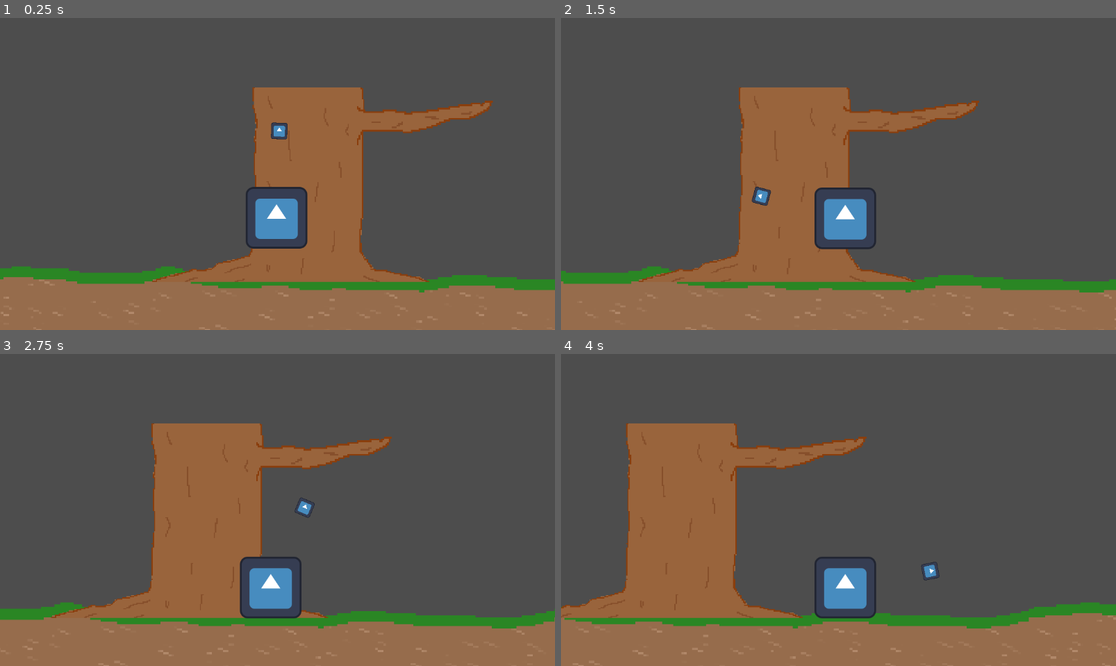
Above: before the commit, frames 1-4 (two rows, left to right).
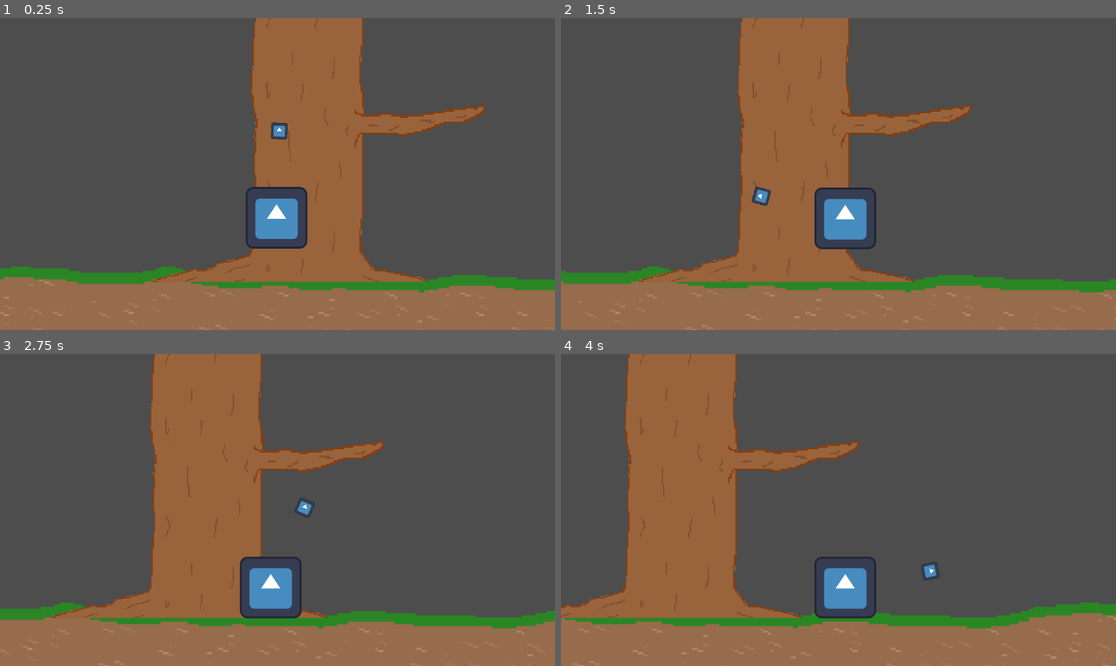
Above: after the commit, the same moments.

Repository: paxelotl/lame-jam-48
Game: Godot game, scene res://main.tscn
The game is run twice, just before and just after one commit, with the same random seed, the same clock (stepped at 60 frames per second) and the same inputs. The engine's default icon, where the game draws it, is replaced by a stand-in: a white triangle on a blue panel in a dark square.
Inputs (mouse positions are in pixels of both pictures, inside the frame that each line leads up to):
- Up to frame 1 (0.25 s): no input
- Up to frame 2 (1.5 s): move the mouse to (960, 158) at 0.52 s; press the mouse at (960, 158) at 0.53 s; hold D (move_right) from 0.53 s (still down); move the mouse to (727, 189) at 1.27 s; release the mouse at (727, 189) at 1.28 s; click (727, 189) at 1.35 s
- Up to frame 3 (2.75 s): move the mouse to (333, 441) at 2.02 s; release D (move_right) at 2.03 s; press the mouse at (333, 441) at 2.03 s; hold A (move_left) from 2.03 s (still down)
- Up to frame 4 (4 s): move the mouse to (810, 572) at 2.77 s; release A (move_left) at 2.78 s; release the mouse at (810, 572) at 2.78 s; hold D (move_right) from 2.78 s (still down); click (810, 572) at 2.85 s; move the mouse to (1005, 556) at 3.52 s; press the mouse at (1005, 556) at 3.53 s

The runs differ from the first frame. In frame 1, 5.1% of the frame differs, in the area x 45-89%, y 0-42%; in frame 2, 5.1%; in frame 3, 5.1%; in frame 4, 5.1%.

Commit message:
Add trunk instantiating

Diff:
--- /dev/null
+++ b/branch.tscn
@@ -0,0 +1,22 @@
+[gd_scene load_steps=3 format=3 uid="uid://16xi6144qiq1"]
+
+[ext_resource type="Texture2D" uid="uid://8cbqnjjucp1u" path="res://textures/branch.png" id="1_m56ht"]
+
+[sub_resource type="RectangleShape2D" id="RectangleShape2D_8ut7a"]
+size = Vector2(18.3237, 20)
+
+[node name="Branch" type="StaticBody2D"]
+scale = Vector2(34.022, 2.95936)
+
+[node name="Sprite" type="Sprite2D" parent="."]
+z_index = -1
+position = Vector2(-3.72529e-09, 0)
+scale = Vector2(0.0962525, 1.19011)
+texture = ExtResource("1_m56ht")
+offset = Vector2(-54.2624, 54.6032)
+
+[node name="CollisionShape2D" type="CollisionShape2D" parent="."]
+position = Vector2(0.390196, 0)
+scale = Vector2(0.442293, 0.662534)
+shape = SubResource("RectangleShape2D_8ut7a")
+one_way_collision = true
--- a/main.tscn
+++ b/main.tscn
@@ -1,13 +1,13 @@
-[gd_scene load_steps=14 format=3 uid="uid://be5nvjctv2mog"]
+[gd_scene load_steps=13 format=3 uid="uid://be5nvjctv2mog"]
 
 [ext_resource type="Texture2D" uid="uid://dmjsgkkka2uq0" path="res://icon.svg" id="1_jjf2p"]
 [ext_resource type="Script" path="res://camera.gd" id="1_nd02i"]
 [ext_resource type="Script" path="res://player.gd" id="1_p2a2v"]
 [ext_resource type="Script" path="res://barrier.gd" id="1_qhh25"]
-[ext_resource type="Texture2D" uid="uid://cnnqwpek3ghe3" path="res://textures/trunk.png" id="3_c8mmq"]
-[ext_resource type="Texture2D" uid="uid://8cbqnjjucp1u" path="res://textures/branch.png" id="3_mfslt"]
 [ext_resource type="Texture2D" uid="uid://cwpxadk5lok7q" path="res://textures/base.png" id="4_71370"]
 [ext_resource type="Texture2D" uid="uid://4gogldn5dm2p" path="res://textures/ground.png" id="5_ccmy5"]
+[ext_resource type="PackedScene" uid="uid://c314sqwbl5ama" path="res://trunk.tscn" id="7_2ck6r"]
+[ext_resource type="Script" path="res://trunk_manager.gd" id="7_45lq0"]
 
 [sub_resource type="RectangleShape2D" id="RectangleShape2D_l3tgl"]
 size = Vector2(100, 500)
@@ -20,9 +20,6 @@
 
 [sub_resource type="RectangleShape2D" id="RectangleShape2D_gm4ny"]
 size = Vector2(1444, 170)
-
-[sub_resource type="RectangleShape2D" id="RectangleShape2D_8ut7a"]
-size = Vector2(18.3237, 20)
 
 [node name="Main" type="Node"]
 
@@ -97,31 +94,9 @@
 scale = Vector2(2.63728, 2.24488)
 texture = ExtResource("4_71370")
 
-[node name="Trunk" type="Node2D" parent="."]
-z_index = -1
+[node name="TrunkManager" type="Node2D" parent="."]
 position = Vector2(576, 584)
-scale = Vector2(2.63728, 2.24488)
+script = ExtResource("7_45lq0")
+trunk = ExtResource("7_2ck6r")
 
-[node name="Sprite" type="Sprite2D" parent="Trunk"]
-z_index = -2
-position = Vector2(0, -90)
-texture = ExtResource("3_c8mmq")
-
-[node name="BranchPoint" type="Node2D" parent="Trunk"]
-position = Vector2(0, -145)
-
-[node name="Branch" type="StaticBody2D" parent="."]
-position = Vector2(803, 245)
-scale = Vector2(34.022, 2.95936)
-
-[node name="Branch" type="Sprite2D" parent="Branch"]
-z_index = -1
-position = Vector2(-5.22289, 64.9838)
-scale = Vector2(0.0962525, 1.19011)
-texture = ExtResource("3_mfslt")
-
-[node name="CollisionShape2D" type="CollisionShape2D" parent="Branch"]
-position = Vector2(0.390196, 0)
-scale = Vector2(0.442293, 0.662534)
-shape = SubResource("RectangleShape2D_8ut7a")
-one_way_collision = true
+[node name="Trunk" parent="TrunkManager" instance=ExtResource("7_2ck6r")]
--- /dev/null
+++ b/trunk.gd
@@ -0,0 +1,10 @@
+extends Node2D
+
+@onready var branch_collider = $BranchPivot/Branch
+@onready var branch_sprite = $BranchPivot/Branch/Sprite
+
+func _ready() -> void:
+	var flip = randi_range(0, 1)
+	if(flip):
+		branch_collider.position.x *= -1
+		branch_sprite.scale.x *= -1
--- /dev/null
+++ b/trunk.tscn
@@ -0,0 +1,22 @@
+[gd_scene load_steps=4 format=3 uid="uid://c314sqwbl5ama"]
+
+[ext_resource type="Script" path="res://trunk.gd" id="1_34c33"]
+[ext_resource type="Texture2D" uid="uid://cnnqwpek3ghe3" path="res://textures/trunk.png" id="1_y00w5"]
+[ext_resource type="PackedScene" uid="uid://16xi6144qiq1" path="res://branch.tscn" id="3_yid3s"]
+
+[node name="Trunk" type="Node2D"]
+z_index = -1
+scale = Vector2(2.63728, 2.24488)
+script = ExtResource("1_34c33")
+
+[node name="Sprite" type="Sprite2D" parent="."]
+z_index = -2
+position = Vector2(0, -90)
+texture = ExtResource("1_y00w5")
+
+[node name="BranchPivot" type="Node2D" parent="."]
+position = Vector2(0, -145)
+
+[node name="Branch" parent="BranchPivot" instance=ExtResource("3_yid3s")]
+position = Vector2(82.6609, -2.89209)
+scale = Vector2(12.5076, 1.24995)
--- /dev/null
+++ b/trunk_manager.gd
@@ -0,0 +1,14 @@
+extends Node2D
+
+@onready var player: CharacterBody2D = $"../Player"
+@export var trunk: PackedScene
+
+func _ready() -> void:
+	spawn_trunk(50)
+
+func spawn_trunk(num: int) -> void:
+	for i in range(1, num):
+		var instance = trunk.instantiate()
+		instance.position = Vector2.ZERO
+		instance.position.y -= 360 * i
+		add_child(instance)
